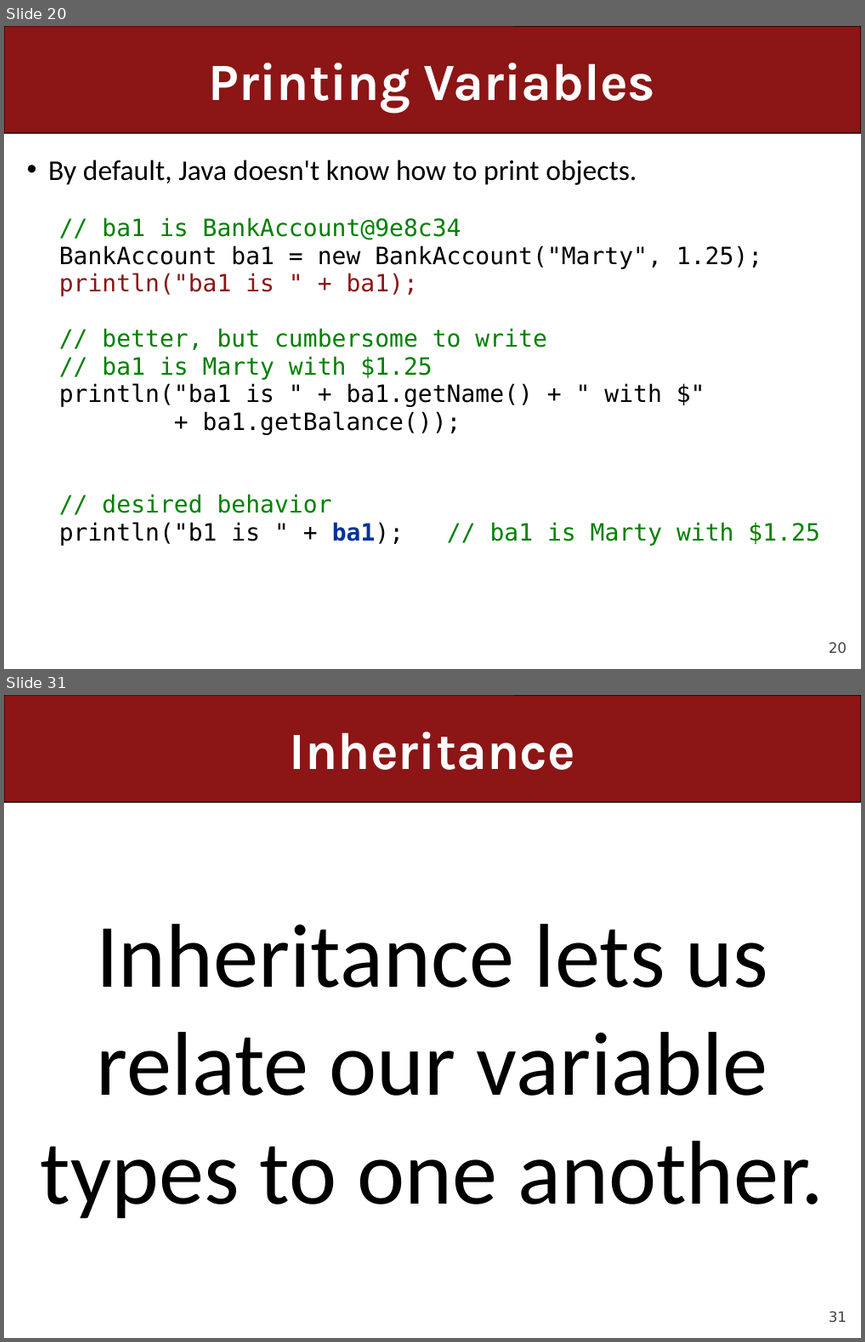
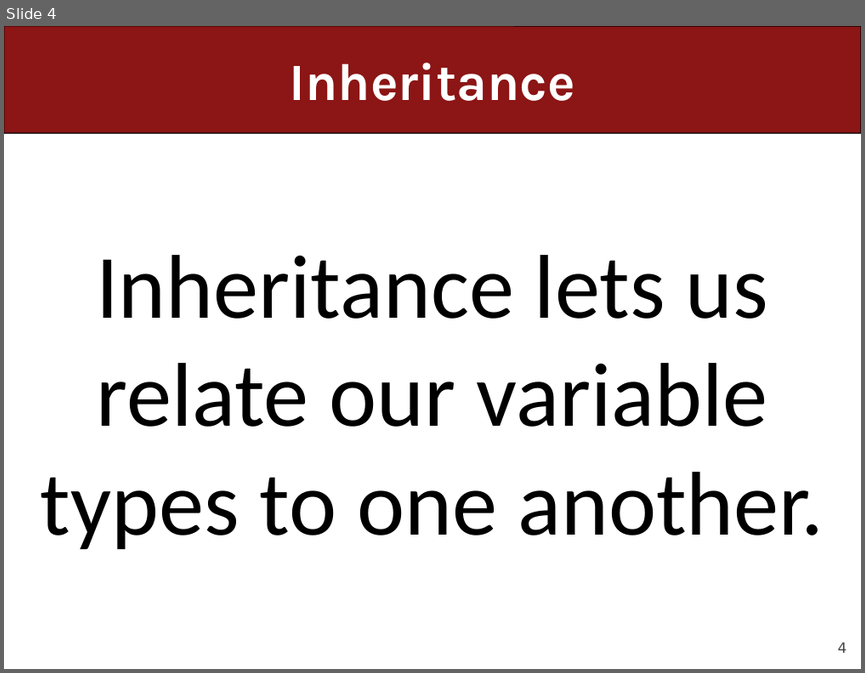
Before and after one commit to ckincaid17/cs106a-summer-2018, a slide deck: WWW/lectures/Lecture23/Lecture23.pptx. Shown one above the other, each under a label of ours: slides 20 and 31 before the commit, slide 4 after it; the slides between them are not shown. The pictures are 865x1342 and 865x673 pixels, drawn with LibreOffice and Linux fonts; fonts in the diff are those of the drawing. Boxes give left, top, right and bottom in pixels: in the first picture for what was removed or moved away, otherwise in the second. Text is boxed around its words. In the diff, an @@ line names an element or a change of style, - is before the commit and + after.

```diff
--- a/WWW/lectures/Lecture23/Lecture23.pptx
+++ b/WWW/lectures/Lecture23/Lecture23.pptx
@@ slide 20 removed at (x1=4, y1=26, x2=861, y2=669), background #FFFFFF; not listed: 2 template elements that a slide beside it also shows @@
@@ title removed at (x1=209, y1=63, x2=656, y2=113) @@
-Printing Variables
@@ text removed at (x1=48, y1=159, x2=819, y2=545) @@
-• By default, Java doesn't know how to print objects.
-  // ba1 is BankAccount@9e8c34
-  BankAccount ba1 = new BankAccount("Marty", 1.25);
-  println("ba1 is " + ba1);
-  // better, but cumbersome to write
-  // ba1 is Marty with $1.25
-  println("ba1 is " + ba1.getName() + " with $"
-  + ba1.getBalance());
-  // desired behavior
-  println("b1 is " + ba1); // ba1 is Marty with $1.25
@@ what was slide 31 is now slide 4 @@
@@ page number at (x1=838, y1=641, x2=847, y2=652): text changed @@
-31
+4
```
Also in this commit, not shown: 13 slides changed, 35 slides added, 25 other slides removed, 4 other files.
